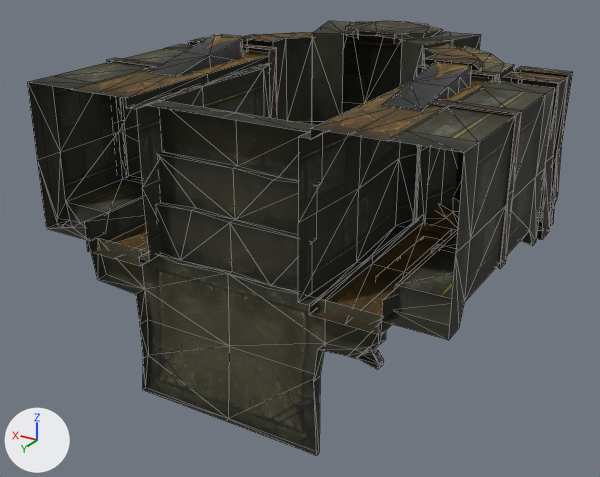
The OBJ model sceneobjs/zhanchang_fuben_259/zhanchang_fuben_259_damen_01.obj, before and after one commit.
Rendered twice from a 50 mm camera at (-446.0, 590.0, 353.0) aimed at (18.0, -184.0, -34.0). The axes (+X, +Y, +Z) are drawn at lower left. The lights are the same throughout. Mesh edges are drawn as thin lines. Where no turn or scale is listed for an object, it has been applied to the vertices. Vertices at the same position are counted once.

In view in the first picture: 'zhanchang_fuben_259_damen_01'.
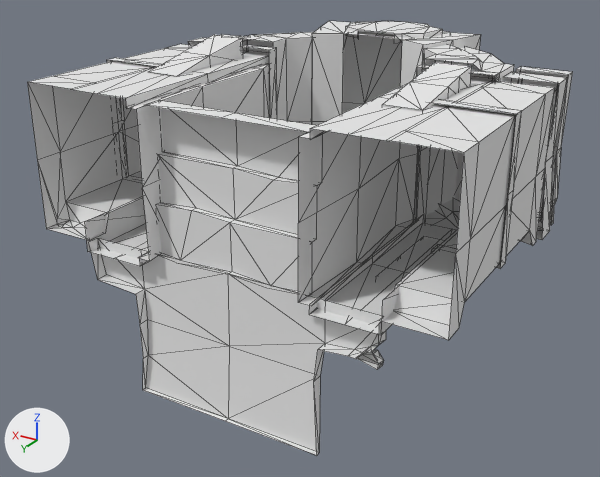
Changed parts and their boxes [x1, y1, x2, y2] in the pictures (600 x 477 px):
part 1 of me_zhanchang_fuben_259_damen_01, recoloured
    both: [98, 100, 382, 452]
part 2 of me_zhanchang_fuben_259_damen_01, recoloured (black to grey)
    both: [126, 34, 514, 315]
part 3 of me_zhanchang_fuben_259_damen_01, recoloured
    both: [107, 34, 573, 269]
part 4 of me_zhanchang_fuben_259_damen_01, recoloured (black to white)
    both: [27, 21, 480, 340]
part 5 of me_zhanchang_fuben_259_damen_01, recoloured (grey to white)
    both: [53, 32, 555, 358]
part 6 of me_zhanchang_fuben_259_damen_01, recoloured (brown to white)
    both: [71, 50, 496, 455]
part 7 of me_zhanchang_fuben_259_damen_01, recoloured (black to grey)
    both: [52, 34, 545, 364]

Diff of the bpy script that builds the scene:
```diff
--- a/sceneobjs/zhanchang_fuben_259/zhanchang_fuben_259_damen_01.obj.py
+++ b/sceneobjs/zhanchang_fuben_259/zhanchang_fuben_259_damen_01.obj.py
@@ mat_material_1_1 @@
+mat_material_1_1 = principled_material('material_1')
+mat_material_1_1.base_color = (0.8, 0.8, 0.8)  # white #e7e7e7
+mat_material_1_1.roughness = 1.0
@@ mat_material_5_1 @@
+mat_material_5_1 = principled_material('material_5')
+mat_material_5_1.base_color = (0.8, 0.8, 0.8)  # white #e7e7e7
+mat_material_5_1.roughness = 1.0
@@ mat_material_7_1 @@
+mat_material_7_1 = principled_material('material_7')
+mat_material_7_1.base_color = (0.8, 0.8, 0.8)  # white #e7e7e7
+mat_material_7_1.roughness = 1.0
@@ mat_material_2_1 @@
+mat_material_2_1 = principled_material('material_2')
+mat_material_2_1.base_color = (0.8, 0.8, 0.8)  # white #e7e7e7
+mat_material_2_1.roughness = 1.0
@@ mat_material_3_1 @@
+mat_material_3_1 = principled_material('material_3')
+mat_material_3_1.base_color = (0.8, 0.8, 0.8)  # white #e7e7e7
+mat_material_3_1.roughness = 1.0
@@ mat_material_4_1 @@
+mat_material_4_1 = principled_material('material_4')
+mat_material_4_1.base_color = (0.8, 0.8, 0.8)  # white #e7e7e7
+mat_material_4_1.roughness = 1.0
@@ mat_material_6_1 @@
+mat_material_6_1 = principled_material('material_6')
+mat_material_6_1.base_color = (0.8, 0.8, 0.8)  # white #e7e7e7
+mat_material_6_1.roughness = 1.0
@@ me_zhanchang_fuben_259_damen_01 @@
 me_zhanchang_fuben_259_damen_01.from_pydata(...)  # 699 vertices, 923 faces; spans x -241.0..241.0, y -431.0..1.0, z -173.0..185.0
 # used by ob_zhanchang_fuben_259_damen_01; location = (0.0, 0.0, 0.0)
+# me_zhanchang_fuben_259_damen_01 part 1: all 64 faces that had it switch from mat_material_2 (picture img_zhanchang_fuben_259_damen_01_02_png) to mat_material_2_1 (white #e7e7e7)
+# me_zhanchang_fuben_259_damen_01 part 2: all 110 faces that had it switch from mat_material_3 (picture img_zhanchang_fuben_259_damen_01_03_png) to mat_material_3_1 (white #e7e7e7)
+# me_zhanchang_fuben_259_damen_01 part 3: all 259 faces that had it switch from mat_material_4 (picture img_zhanchang_fuben_259_damen_01_04_png) to mat_material_4_1 (white #e7e7e7)
+# me_zhanchang_fuben_259_damen_01 part 4: all 174 faces that had it switch from mat_material_5 (picture img_zhanchang_fuben_259_damen_01_05_png) to mat_material_5_1 (white #e7e7e7)
+# me_zhanchang_fuben_259_damen_01 part 5: all 158 faces that had it switch from mat_material_6 (picture img_zhanchang_fuben_259_damen_01_06_png) to mat_material_6_1 (white #e7e7e7)
+# me_zhanchang_fuben_259_damen_01 part 6: all 60 faces that had it switch from mat_material_7 (picture img_zhanchang_fuben_259_damen_01_07_png) to mat_material_7_1 (white #e7e7e7)
+# me_zhanchang_fuben_259_damen_01 part 7: all 98 faces that had it switch from mat_material_1 (picture img_zhanchang_fuben_259_damen_01_01_png) to mat_material_1_1 (white #e7e7e7)
```
